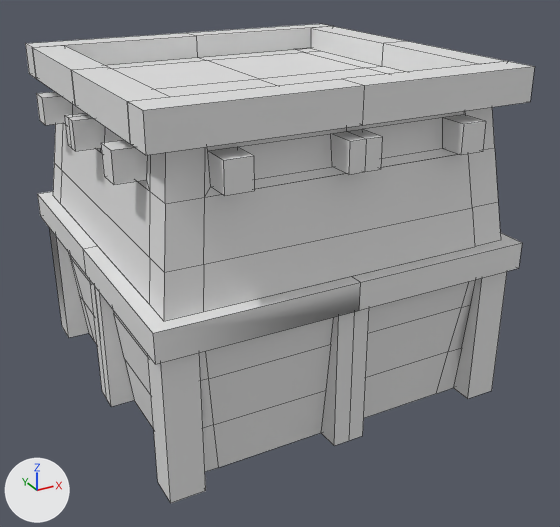
What one commit did to the FBX model Assets/Models/TileSets/Tileset 3/islandTile.fbx.
Rendered twice from a 50 mm lens placed at (-2.25, -4.37, 1.89), pointed at (0.06, -0.17, -0.21). Every picture has the same lights, and +X, +Y and +Z are marked at lower left. Mesh edges are drawn as thin lines. Where no turn or scale is listed for an object, it has been applied to the vertices. Vertices at the same position are counted once.

Names of what the first picture shows: 'C2mainMesh.003'.
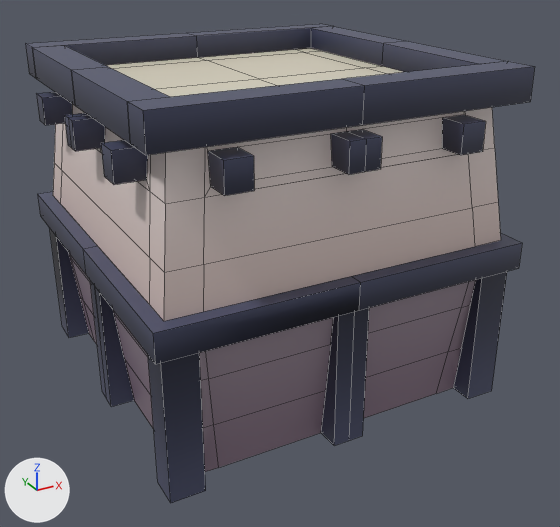
Changed parts and their boxes [x1, y1, x2, y2] in the pictures (560 x 527 px):
'C2mainMesh.003', surface changed
    both: [25, 24, 535, 503]

The change in detail:
Picture 'texture1.png' (img_texture1_png) is new.
In material 'Material.087' (mat_material_087), base_color is no longer (0.8, 0.8, 0.8), white #e7e7e7.
In material 'Material.087' (mat_material_087), texture is now set to img_texture1_png.
me_cube_130 has 729 vertices, 414 faces and spans x -1.2..1.2, y -1.2..1.2, z -1.0..1.15.
me_cube_130 is used by ob_c2mainmesh_003; location (0.0, 0.0, 0.0).
me_cube_130 part 1: texture (UV) coordinates of 285 of 414 faces, centred in x -1.2..1.2, y -1.2..1.2, z -0.87..1.15, changed; they spanned u 0.12..0.88, v 0.0..1.0 and now span u 0.03..0.91, v 0.0..1.0.
